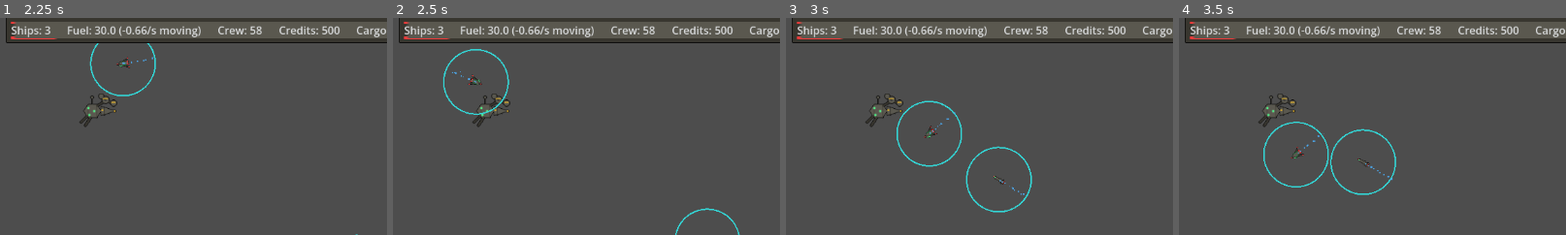
Above: before the commit, frames 1-4 (left to right).
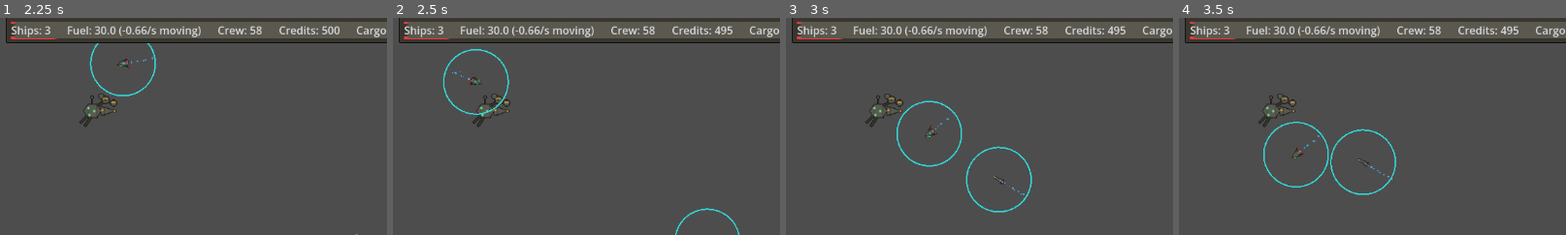
Above: after the commit, the same moments.

Repository: darthlemi/SpaceGame
Game: Godot game, scene res://scenes/campaign/campaign_scene.tscn
Two runs of this game, one before a commit and one after it. Both use one fixed random seed, a clock stepped at 60 frames per second and the inputs below.
Inputs:
- Up to frame 1 (2.25 s): click "1x" at 0.5 s; click "3x" at 1.25 s; click "5x" at 2 s
- Up to frame 2 (2.5 s): no input
- Up to frame 3 (3 s): click "1x" at 2.75 s
- Up to frame 4 (3.5 s): no input
The pictures show only the part of the screen within x 0-50%, y 2-52%; the shares and areas given below are measured in that part.

Frame 1 is identical in both runs. In frame 2, less than 0.1% of the frame differs, in the area x 83-88%, y 3-8%; in frame 3, less than 0.1%; in frame 4, less than 0.1%.

Commit message:
Add base crew pools, hiring, wages and desertion
Co-Authored-By: Claude Opus 5.5 <noreply@anthropic.com>

Diff:
--- a/scripts/campaign/base_economy.gd
+++ b/scripts/campaign/base_economy.gd
@@ -11,6 +11,9 @@
 # Growth restarts from this headcount, so an emptied base can repopulate.
 const POPULATION_FLOOR := 100.0
 const FOOD_SECURE_STOCK := 10.0
+# Tuning placeholders: hireable crew regenerates from population up to a population-scaled cap.
+const CREW_POOL_CAP_FRACTION := 0.05
+const CREW_POOL_REGEN_RATE := 0.005
 
 enum WealthLevel { POOR, MIDDLING, WEALTHY }
 
@@ -22,6 +25,8 @@
 var population: float = 0.0
 # -1 declining, 0 stable, 1 growing (as of the last tick).
 var population_trend: int = 0
+# Hireable crew available at this base.
+var crew_pool: float = 0.0
 
 func tick() -> void:
 	for slot in slots:
@@ -60,6 +65,10 @@
 	else:
 		surplus_streak += 1
 	_tick_population()
+	crew_pool = min(population * CREW_POOL_CAP_FRACTION, crew_pool + population * CREW_POOL_REGEN_RATE)
+
+func crew_pool_cap() -> float:
+	return population * CREW_POOL_CAP_FRACTION
 
 func price_for(commodity: int) -> float:
 	var target: float = Commodity.TARGET_STOCK[commodity]
--- a/scripts/campaign/campaign_scene.gd
+++ b/scripts/campaign/campaign_scene.gd
@@ -167,6 +167,8 @@
 	}
 	for faction in CampaignState.factions:
 		faction.economy.population = faction.economy.population_capacity() * STARTING_POPULATION_FRACTION
+		faction.economy.crew_pool = faction.economy.crew_pool_cap()
+	CampaignState.home_base_economy.crew_pool = CampaignState.home_base_economy.crew_pool_cap()
 
 func _behavior_for_fleet(fleet: CampaignFleet) -> CampaignFleetIcon.BehaviorType:
 	match fleet.faction:
--- a/scripts/campaign/campaign_state.gd
+++ b/scripts/campaign/campaign_state.gd
@@ -10,6 +10,10 @@
 const HOSTILE_REPUTATION_THRESHOLD := 40.0
 const ECONOMY_TICK_INTERVAL := 5.0
 const REPAIR_COST := 75.0
+# Tuning placeholders.
+const CREW_HIRE_COST := 40.0
+const WAGE_PER_CREW := 0.1
+const DESERTION_RATE := 0.2
 
 var player_fleet: CampaignFleet
 var enemy_fleets: Array[CampaignFleet] = []
@@ -92,12 +96,50 @@
 	_economy_tick_elapsed += delta
 	while _economy_tick_elapsed >= ECONOMY_TICK_INTERVAL:
 		_economy_tick_elapsed -= ECONOMY_TICK_INTERVAL
+		pay_wages()
 		if home_base_economy != null:
 			home_base_economy.tick()
 		for faction in factions:
 			if faction.economy != null:
 				faction.economy.tick()
 				_apply_fleet_allocation(faction)
+
+# The flagship's deploy minimum is never billed or deserted, so the player can't be stranded.
+func flagship_floor(fleet: CampaignFleet) -> int:
+	var index := fleet.flagship_index()
+	if index < 0:
+		return 0
+	return CrewRules.deploy_min_for(CrewRules.complement(fleet.ship_compositions[index]))
+
+func wage_bill(fleet: CampaignFleet) -> float:
+	return WAGE_PER_CREW * _billable_crew(fleet)
+
+func pay_wages() -> void:
+	if player_fleet == null:
+		return
+	var billable := _billable_crew(player_fleet)
+	if billable <= 0:
+		return
+	if credits >= WAGE_PER_CREW * billable:
+		credits -= WAGE_PER_CREW * billable
+		return
+	# Epsilon guards float noise in credits / WAGE_PER_CREW (0.3 / 0.1 is 2.9999999999999996).
+	var paid := mini(billable, floori(credits / WAGE_PER_CREW + 0.000001))
+	credits = maxf(0.0, credits - paid * WAGE_PER_CREW)
+	var unpaid := billable - paid
+	var deserters := clampi(maxi(1, roundi(unpaid * DESERTION_RATE)), 0, unpaid)
+	CrewRules.remove_crew(player_fleet.ship_compositions, deserters, player_fleet.flagship_index(), flagship_floor(player_fleet))
+
+func hire_crew(economy: BaseEconomy, fleet: CampaignFleet, count: int) -> bool:
+	if count < 1 or count > floori(economy.crew_pool) or count > CrewRules.free_berths(fleet.ship_compositions):
+		return false
+	var cost := count * CREW_HIRE_COST
+	if credits < cost:
+		return false
+	credits -= cost
+	economy.crew_pool -= count
+	CrewRules.add_crew(fleet.ship_compositions, count)
+	return true
 
 func buy(base_economy: BaseEconomy, commodity: int, fleet: CampaignFleet) -> bool:
 	var price := base_economy.price_for(commodity)
@@ -243,6 +285,13 @@
 	if is_instance_valid(skirmish.icon_winner):
 		skirmish.icon_winner.frozen = false
 	skirmish_resolved.emit(skirmish.fleet_winner, skirmish.fleet_loser)
+
+func _billable_crew(fleet: CampaignFleet) -> int:
+	var index := fleet.flagship_index()
+	var exempt := 0
+	if index >= 0:
+		exempt = mini(CrewRules.crew_of(fleet.ship_compositions[index]), flagship_floor(fleet))
+	return fleet.crew_total() - exempt
 
 func _is_power_faction(faction: CampaignFleet.Faction) -> bool:
 	return faction == CampaignFleet.Faction.DOMINION or faction == CampaignFleet.Faction.FREEHOLD
--- a/tests/test_base_economy.gd
+++ b/tests/test_base_economy.gd
@@ -226,4 +226,19 @@
 	if wealth_base.wealth_level() != BaseEconomy.WealthLevel.POOR:
 		failures.append("wealth_level: expected POOR with any active deficit streak, got %s" % wealth_base.wealth_level())
 
+	# Crew pool: regenerates from population toward a population-scaled cap.
+	# Food is reset each tick so population holds at 1000 (5.0 food is neither secure nor starving).
+	var pool_base := BaseEconomy.new()
+	pool_base.slots = [EconomyRole.agriculture()]
+	pool_base.population = 1000.0
+	pool_base.stock = {Commodity.Type.FOOD: 0.0}
+	pool_base.tick()
+	if not is_equal_approx(pool_base.crew_pool, 5.0):
+		failures.append("crew_pool: expected 5.0 after one tick at population 1000, got %s" % pool_base.crew_pool)
+	for i in 40:
+		pool_base.stock[Commodity.Type.FOOD] = 0.0
+		pool_base.tick()
+	if not is_equal_approx(pool_base.crew_pool, 50.0) or not is_equal_approx(pool_base.crew_pool_cap(), 50.0):
+		failures.append("crew_pool: expected cap 50.0, got pool %s cap %s" % [pool_base.crew_pool, pool_base.crew_pool_cap()])
+
 	return failures
--- a/tests/test_campaign_state.gd
+++ b/tests/test_campaign_state.gd
@@ -617,6 +617,72 @@
 	if corvette_comp != mismatch_comp_before:
 		failures.append("equip_part: expected the composition unchanged after a rejected type-mismatch equip")
 
+	# Crew hiring, wages and desertion.
+	var hire_state := CampaignState.new()
+	var hire_economy := BaseEconomy.new()
+	hire_economy.crew_pool = 10.0
+	var hire_fleet := CampaignFleet.new()
+	hire_fleet.ship_compositions.assign([ShipType.new_composition(ShipType.Kind.CORVETTE)])
+	hire_fleet.ship_compositions[0]["crew"] = 9
+	hire_state.credits = 500.0
+	if not hire_state.hire_crew(hire_economy, hire_fleet, 3):
+		failures.append("hire_crew: expected 3 hires to succeed")
+	if not is_equal_approx(hire_state.credits, 500.0 - 3.0 * CampaignState.CREW_HIRE_COST):
+		failures.append("hire_crew: expected credits 380, got %s" % hire_state.credits)
+	if not is_equal_approx(hire_economy.crew_pool, 7.0) or hire_fleet.crew_total() != 12:
+		failures.append("hire_crew: expected pool 7 and crew 12, got %s / %s" % [hire_economy.crew_pool, hire_fleet.crew_total()])
+	hire_fleet.ship_compositions[0]["crew"] = 8
+	if hire_state.hire_crew(hire_economy, hire_fleet, 5):
+		failures.append("hire_crew: expected failure when count exceeds free berths")
+	hire_fleet.ship_compositions[0]["crew"] = 0
+	if hire_state.hire_crew(hire_economy, hire_fleet, 8):
+		failures.append("hire_crew: expected failure when count exceeds the pool")
+	hire_state.credits = 100.0
+	if hire_state.hire_crew(hire_economy, hire_fleet, 3):
+		failures.append("hire_crew: expected failure when credits are short")
+	if hire_state.hire_crew(hire_economy, hire_fleet, 0):
+		failures.append("hire_crew: expected failure for count < 1")
+
+	var wage_state := CampaignState.new()
+	var wage_fleet := CampaignFleet.new()
+	wage_fleet.ship_compositions.assign([ShipType.new_composition(ShipType.Kind.CAPITAL), ShipType.new_composition(ShipType.Kind.CORVETTE)])
+	wage_fleet.set_flagship(0)
+	wage_state.player_fleet = wage_fleet
+	if not is_equal_approx(wage_state.wage_bill(wage_fleet), 4.0):
+		failures.append("wage_bill: expected 4.0, got %s" % wage_state.wage_bill(wage_fleet))
+	if wage_state.flagship_floor(wage_fleet) != 12:
+		failures.append("flagship_floor: expected 12 for a capital, got %s" % wage_state.flagship_floor(wage_fleet))
+	wage_state.credits = 1.0
+	wage_state.pay_wages()
+	if not is_equal_approx(wage_state.credits, 0.0) or wage_state.credits < 0.0:
+		failures.append("pay_wages: expected credits 0.0, got %s" % wage_state.credits)
+	if wage_fleet.ship_compositions[1]["crew"] != 6 or wage_fleet.ship_compositions[0]["crew"] != 40:
+		failures.append("pay_wages: expected 6 deserters from the corvette, got %s" % wage_fleet.ship_compositions)
+	wage_state.credits = 100.0
+	wage_state.pay_wages()
+	if not is_equal_approx(wage_state.credits, 100.0 - 0.1 * 34.0):
+		failures.append("pay_wages: expected full bill paid, got credits %s" % wage_state.credits)
+
+	# Desertion with no credits never takes the flagship below its floor.
+	var broke_state := CampaignState.new()
+	var broke_fleet := CampaignFleet.new()
+	broke_fleet.ship_compositions.assign([ShipType.new_composition(ShipType.Kind.CAPITAL), ShipType.new_composition(ShipType.Kind.CORVETTE)])
+	broke_fleet.ship_compositions[0]["crew"] = 12
+	broke_fleet.ship_compositions[1]["crew"] = 0
+	broke_fleet.set_flagship(0)
+	broke_state.player_fleet = broke_fleet
+	broke_state.credits = 0.0
+	for i in 20:
+		broke_state.pay_wages()
+	if broke_fleet.ship_compositions[0]["crew"] != 12 or broke_state.credits != 0.0:
+		failures.append("pay_wages: flagship floor/credits violated, crew %s credits %s" % [broke_fleet.ship_compositions[0]["crew"], broke_state.credits])
+	# Unpayable bill above the floor: deserters leave but the flagship stops at its floor.
+	broke_fleet.ship_compositions[0]["crew"] = 40
+	for i in 40:
+		broke_state.pay_wages()
+	if broke_fleet.ship_compositions[0]["crew"] != 12 or broke_state.credits != 0.0:
+		failures.append("pay_wages: expected flagship to settle at floor 12, got %s" % broke_fleet.ship_compositions[0]["crew"])
+
 	campaign_state.reset()
 
 	return failures
